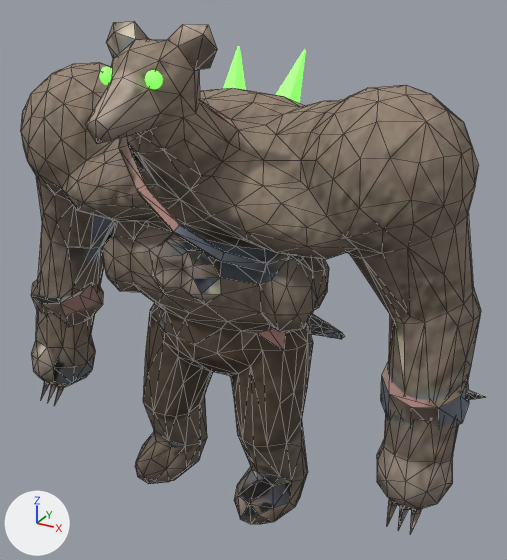
A saved change to the glTF model assets/3d/monstres/ratogre.glb.
Camera for both pictures: a 50 mm lens placed at (0.349, -0.568, 0.544), pointed at (-0.004, 0.075, 0.223). Every picture has the same lights, and +X, +Y and +Z are marked at lower left. The older version comes first. Mesh edges are drawn as thin lines on the coarser meshes. Vertices at exactly the same position are counted once.

The first picture shows 'ogre_rat_lueur', 'ogre_rat_peau'.
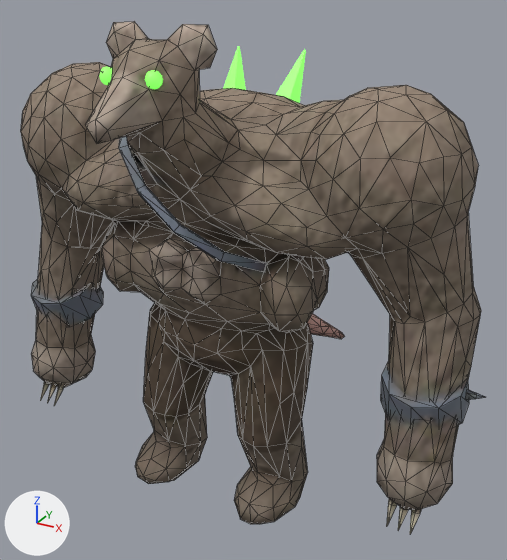
Location of each change, [x1, y1, x2, y2] in pixels of the pictures (507 x 560 px; the box of a moved part takes in the faces that stretch with it):
part 1 of me_ogre_rat_peau, moved or reshaped: before [309, 314, 345, 339]; after [309, 313, 345, 339]
part 2 of me_ogre_rat_peau, moved or reshaped: [108, 89, 183, 154] in both
part 3 of me_ogre_rat_peau, moved or reshaped: [41, 213, 67, 298] in both
part 4 of me_ogre_rat_peau, surface changed: [31, 22, 485, 534] in both

The change, as a list of edits to the scene's bpy script:
```text
Change me_ogre_rat_peau:
    where me_ogre_rat_peau.from_pydata(...)  # 1060 vertices, 2076 faces; spans x -0.272..0.272, y -0.174..0.357, z -0.003..0.508
    used by ob_ogre_rat_peau; location = (0.0, 0.0, 0.0)
    me_ogre_rat_peau part 1: 5 vertices moved from x -0.004..0.001, y 0.229..0.332, z 0.028..0.117 to x -0.004..0.004, y 0.239..0.325, z 0.031..0.11; 10 vertices removed from x -0.005..0.009, y 0.154..0.337, z 0.04..0.122; 9 vertices added at x -0.004..0.009, y 0.17..0.332, z 0.042..0.114
    me_ogre_rat_peau part 2: 4 vertices removed from x -0.012..0.023, y -0.124..-0.122, z 0.426..0.445; 3 vertices added at x -0.013..0.021, y -0.125..-0.117, z 0.428..0.438
    me_ogre_rat_peau part 3: 1 vertex removed from x -0.215, y -0.019, z 0.263; 2 vertices added at x -0.217..-0.214, y -0.026..-0.019, z 0.232..0.264
    me_ogre_rat_peau part 4: 605 kept faces spanning x -0.272..0.272, y -0.174..0.357, z -0.003..0.508 get new texture (UV) coordinates
```
